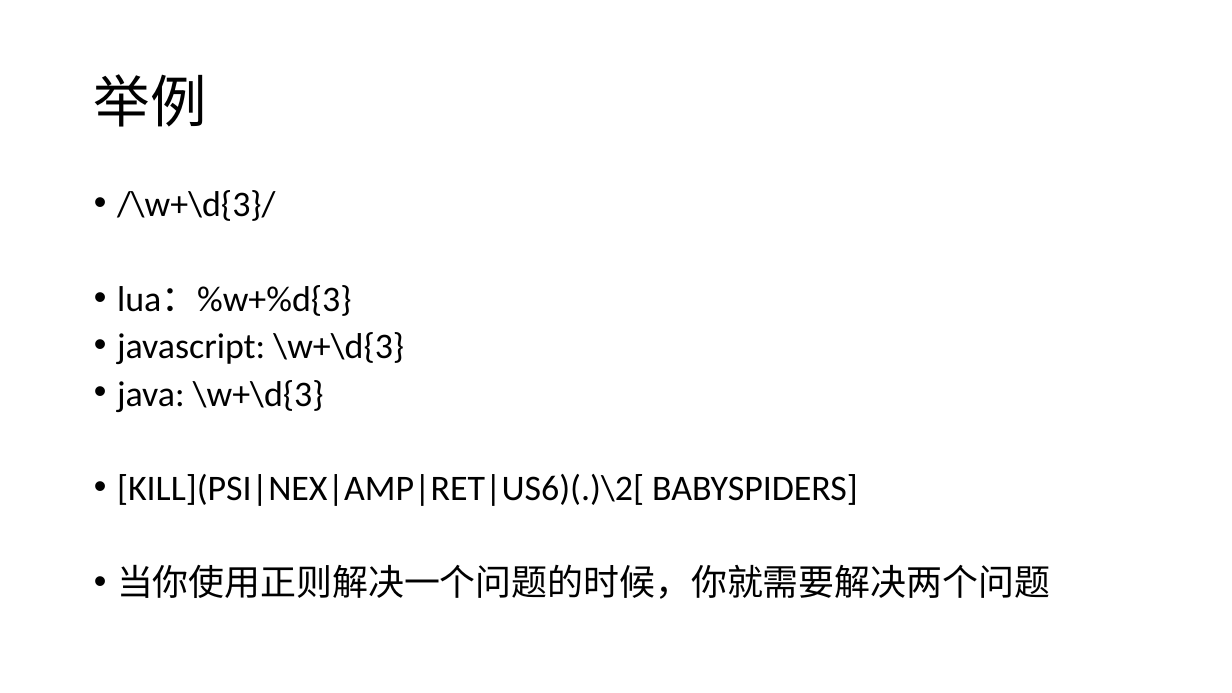
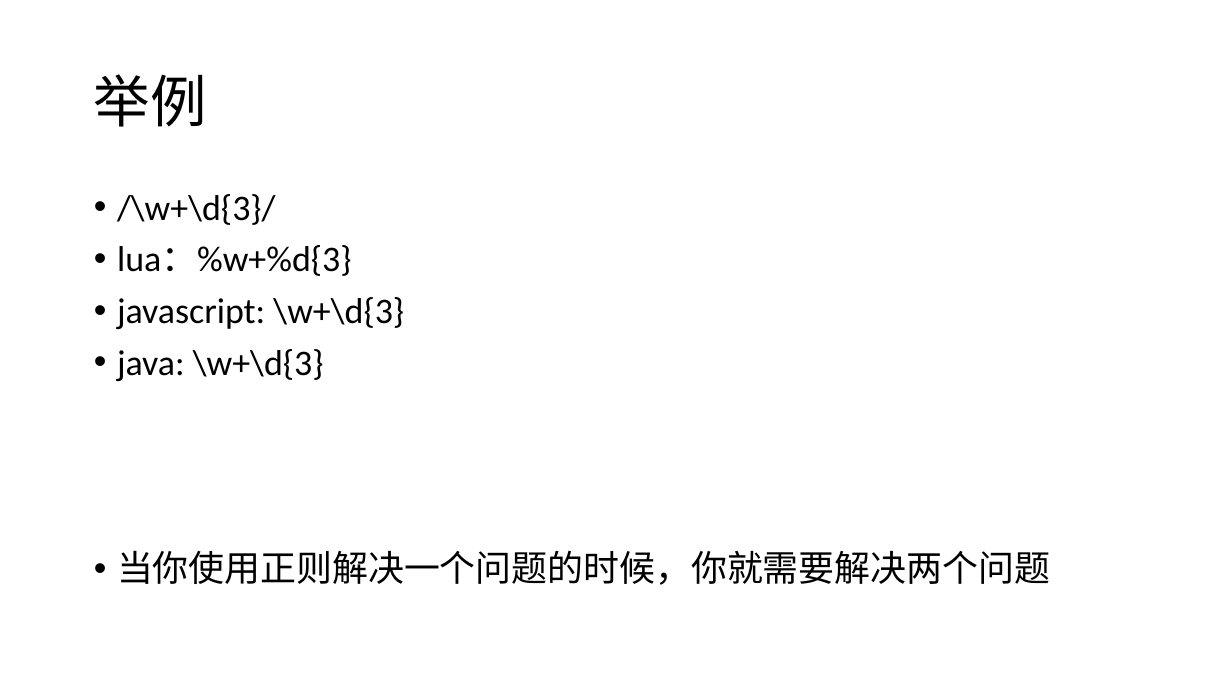
Before and after one commit to 382615666/note, a slide deck: slide 3 of 科普.pptx. Drawn at 1232x693 pixels with LibreOffice and Linux fonts; fonts in the diff are those of the drawing. Boxes give left, top, right and bottom in pixels: in the first picture for what was removed or moved away, otherwise in the second. Text is boxed around its words. In the diff, an @@ line names an element or a change of style, - is before the commit and + after.

```diff
--- a/科普.pptx
+++ b/科普.pptx
@@ text "/\w+\d{3}/" at <box>117,194,1050,585</box>: line spacing 0.8 to 0.9 @@
@@ text at <box>117,474,858,506</box>: paragraph removed @@
-• [KILL](PSI|NEX|AMP|RET|US6)(.)\2[ BABYSPIDERS]
```
